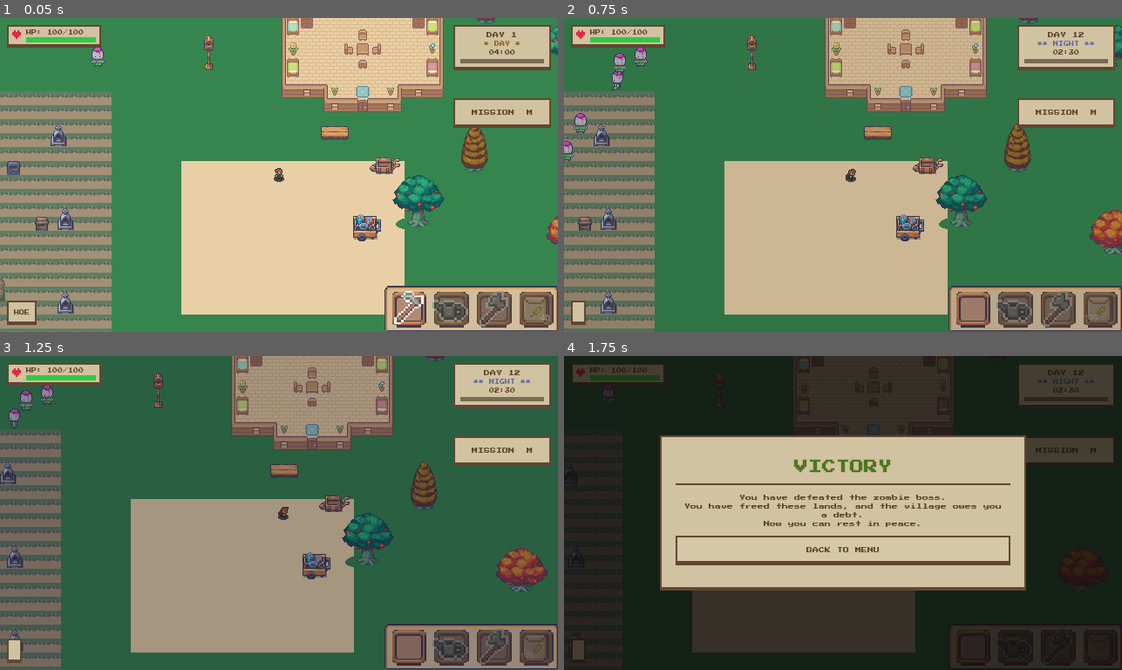
Above: before the commit, frames 1-4 (two rows, left to right).
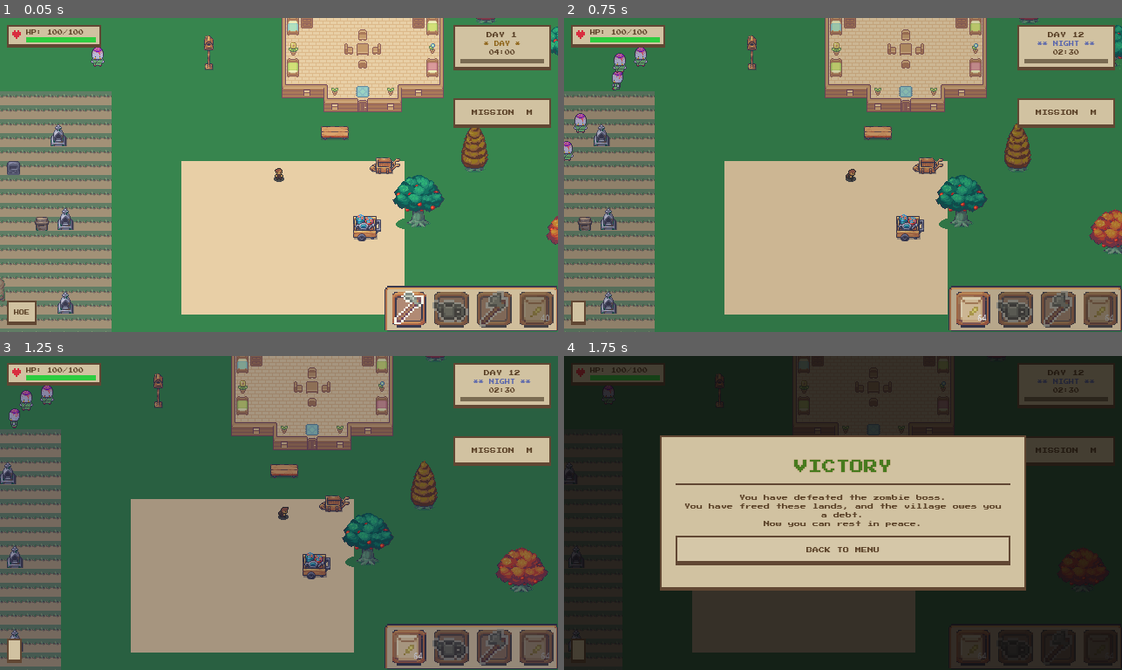
Above: after the commit, the same moments.

Repository: alexmf10/Survivalfarm-
Game: Godot game, scene res://tests/smoke_full_flow.tscn
Two runs of this game, one before a commit and one after it. Both use one fixed random seed, a clock stepped at 60 frames per second and the inputs below. This scene is started directly instead of the project's main scene.
Inputs (mouse positions are in pixels of both pictures, inside the frame that each line leads up to):
- Up to frame 1 (0.05 s): no input
- Up to frame 2 (0.75 s): tap Enter at 0.5 s; move the mouse to (965, 159) at 0.52 s; hold D (move_right) from 0.53 s (still down); hold Right mouse button (dash) from 0.53 s (still down); click (965, 159) at 0.67 s
- Up to frame 3 (1.25 s): keep holding D (move_right); keep holding Right mouse button (dash); tap Space at 0.77 s
- Up to frame 4 (1.75 s): release D (move_right) at 1.25 s; release Right mouse button (dash) at 1.25 s; drag from (731, 528) to (876, 443) at 1.27 s

Frame 1 is identical in both runs. In frame 2, 0.4% of the frame differs, in the area x 70-99%, y 88-98%; in frame 3, 0.4%; in frame 4, less than 0.1%.

Commit message:
Stack limit to 64
Ahora comprobamos si los items que entran caben en el slot y si cuando movemos items del inventario se llena el stack, los items sobrantes van hacia el slot original

Diff:
--- a/services/trade_service.gd
+++ b/services/trade_service.gd
@@ -13,6 +13,7 @@
 extends RefCounted
 
 const MAX_SLOTS = 21
+const MAX_STACK_SIZE = 64
 
 const SELL_PRICES: Dictionary = {
 	CropComponent.CropType.Wheat: 5,
@@ -106,20 +107,44 @@
 	EventBus.inventory_updated.emit(_slots, coins)
 
 ##Buscamos si Resource existe. Si existe, lo apilamos. Si no existe, lo añadimos si quedan huecos libres
+## Añade items al inventario respetando el MAX_STACK_SIZE
 func _add_to_inventory(item_resource: Resource, amount: int) -> bool:
-	#stackeamos items
+	var amount_left = amount
+
+	# Intentamos apilar en slots existentes que ya tengan este item y NO estén llenos
 	for i in range(_slots.size()):
 		if _slots[i] != null and _slots[i]["item"] == item_resource:
-			_slots[i]["amount"] += amount
-			return true
-
-	#si no, buscamos hueco vacío
+			var current_amount = _slots[i]["amount"]
+			if current_amount < MAX_STACK_SIZE:
+				var space_left = MAX_STACK_SIZE - current_amount
+
+				# Si todo lo que entra cabe en el slot
+				if amount_left <= space_left:
+					_slots[i]["amount"] += amount_left
+					return true
+				# Si sobra, llenamos este slot y seguimos buscando
+				else:
+					_slots[i]["amount"] = MAX_STACK_SIZE
+					amount_left -= space_left
+
+	# Si todavía queda cantidad por dejar, buscamos huecos vacíos
 	for i in range(_slots.size()):
+		if amount_left <= 0:
+			break # Ya guardamos todo
+
 		if _slots[i] == null:
-			_slots[i] = {"item": item_resource, "amount": amount}
-			return true
-
-	return false # Inventario lleno
+			if amount_left <= MAX_STACK_SIZE:
+				_slots[i] = {"item": item_resource, "amount": amount_left}
+				return true
+			else:
+				_slots[i] = {"item": item_resource, "amount": MAX_STACK_SIZE}
+				amount_left -= MAX_STACK_SIZE
+
+	# Si llegamos aquí y amount_left > 0, el inventario, el espacio es insuficiente, el resto de items se pierden
+	if amount_left > 0:
+		return false
+
+	return true
 
 ##Si el item Resource se encuentra en el inventario, eliminamos amount cantidad
 func _remove_from_inventory(item_resource: Resource, amount: int) -> bool:
@@ -144,12 +169,29 @@
 func _on_inventory_slot_swapped(from_index: int, to_index: int) -> void:
 	# Verificación de seguridad
 	if from_index < 0 or from_index >= MAX_SLOTS or to_index < 0 or to_index >= MAX_SLOTS: return
-	if from_index == to_index: return #si no lo movemos de slot se queda
-
-	# Intercambiamos los datos en el array
-	var temp = _slots[from_index]
-	_slots[from_index] = _slots[to_index]
-	_slots[to_index] = temp
+	if from_index == to_index: return
+
+	var item_from = _slots[from_index]
+	var item_to = _slots[to_index]
+
+	# Si ambos slots tienen el MISMO item, intentamos fusionarlos
+	if item_from != null and item_to != null and item_from["item"] == item_to["item"]:
+		var total_amount = item_from["amount"] + item_to["amount"]
+
+		# Si la suma no supera el límite, se junta todo en el slot elegido
+		if total_amount <= MAX_STACK_SIZE:
+			_slots[to_index]["amount"] = total_amount
+			_slots[from_index] = null
+		# Si lo supera, llenamos el slot elegido hasta 64 y dejamos el resto en el slot original
+		else:
+			_slots[to_index]["amount"] = MAX_STACK_SIZE
+			_slots[from_index]["amount"] = total_amount - MAX_STACK_SIZE
+
+	# Si son items diferentes o hay un hueco vacío, hacemos un intercambio normal
+	else:
+		var temp = _slots[from_index]
+		_slots[from_index] = _slots[to_index]
+		_slots[to_index] = temp
 
 	# Avisamos a las interfaces para que se repinten
 	_emit_inventory_updated()
